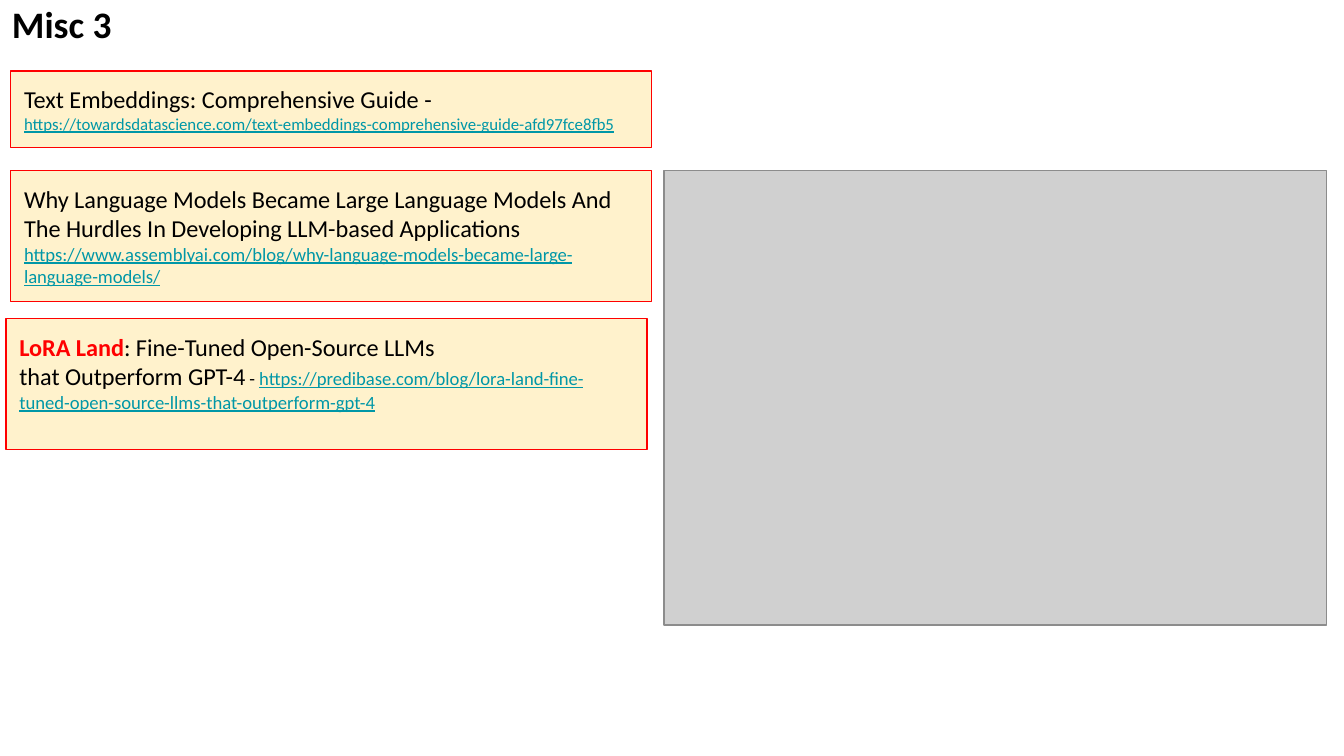
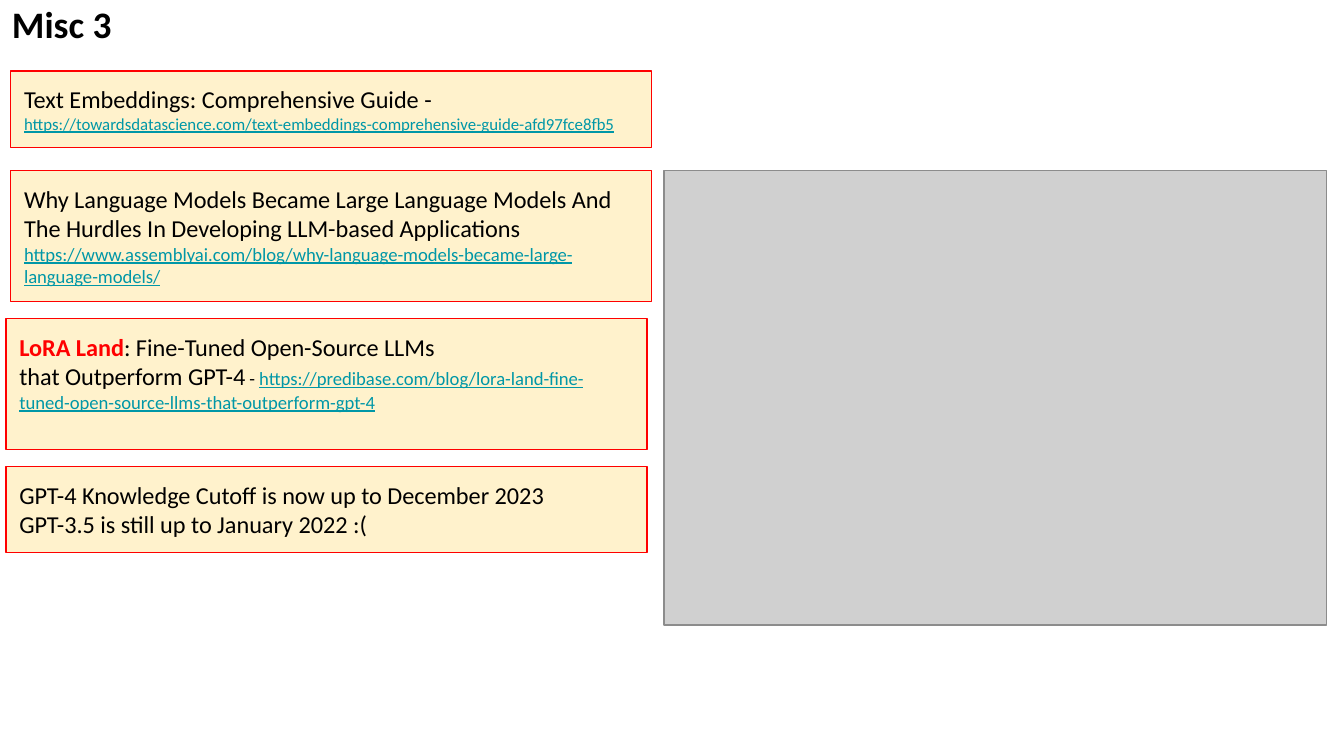
Before and after one commit to lselector/seminar, a slide deck: slide 11 of 2024/2024-02-23-AI-Updates.pptx. Drawn at 1344x756 pixels with LibreOffice and Linux fonts; fonts in the diff are those of the drawing; grey boxes stand for pictures. Boxes give left, top, right and bottom in pixels: in the first picture for what was removed or moved away, otherwise in the second. Text is boxed around its words. In the diff, an @@ line names an element or a change of style, - is before the commit and + after.

```diff
--- a/2024/2024-02-23-AI-Updates.pptx
+++ b/2024/2024-02-23-AI-Updates.pptx
@@ rectangle added at (x1=5, y1=466, x2=646, y2=552), fill #FFF2CC, outline #FF0000 0.75 pt, 13 pt, text #000000 @@
+GPT-4 Knowledge Cutoff is now up to December 2023
+GPT-3.5 is still up to January 2022 :(
```
Also in this commit, not shown: 1 other file.
